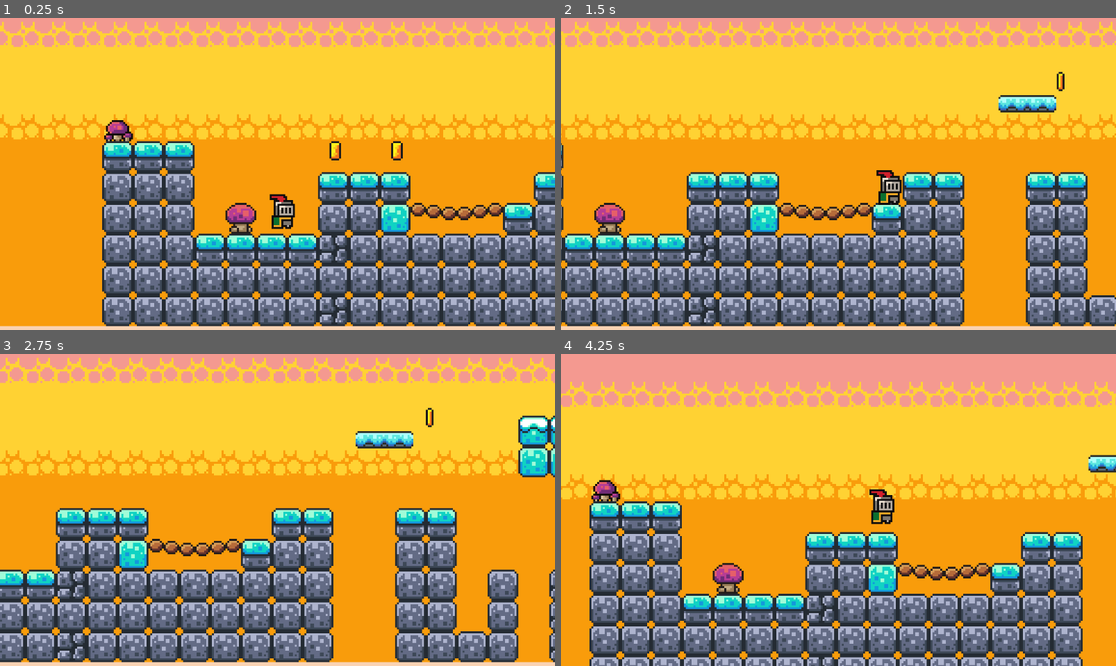
Above: before the commit, frames 1-4 (two rows, left to right).
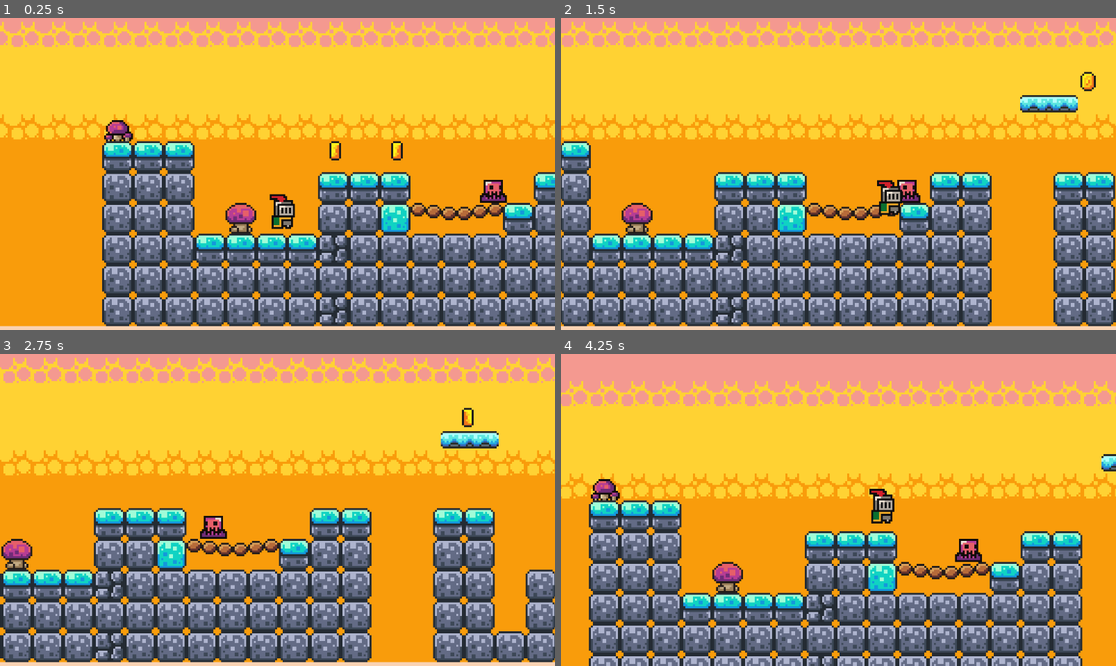
Above: after the commit, the same moments.

Repository: Savannah-K/godot-2d-practice
Game: Godot game, scene res://scenes/game.tscn
Same seed, same stepped clock (60 frames per second), same inputs: the game is played once before the commit and once after it.
Inputs:
- Up to frame 1 (0.25 s): no input
- Up to frame 2 (1.5 s): tap Enter (ui_accept) at 0.5, 0.77 s; hold Right (ui_right) from 0.53 s (still down); tap Alt at 0.6 s; tap Shift at 1.35 s
- Up to frame 3 (2.75 s): tap Enter (ui_accept) at 1.52 s; release Right (ui_right) at 2.03 s; hold Left (ui_left) from 2.03 s (still down); tap Alt at 2.1 s
- Up to frame 4 (4.25 s): release Left (ui_left) at 2.78 s; hold Right (ui_right) from 2.78 s (still down); tap Shift at 2.85 s; tap Enter (ui_accept) at 3.02, 3.77 s; tap Alt at 3.6 s

The runs differ from the first frame. In frame 1, 0.3% of the frame differs, in the area x 86-92%, y 51-60%; in frame 2, 36%; in frame 3, 42%, in the area x 0-100%, y 1-99%; in frame 4, 14%.

Commit message:
Slime can now flip!

Diff:
--- a/scenes/game.tscn
+++ b/scenes/game.tscn
@@ -341,3 +341,9 @@
 
 [node name="slime_enemy" parent="." instance=ExtResource("6_p57ef")]
 position = Vector2(580, 64)
+
+[node name="Node2D" parent="slime_enemy" instance=ExtResource("6_p57ef")]
+position = Vector2(-475, -15)
+
+[node name="Node2D2" parent="slime_enemy" instance=ExtResource("6_p57ef")]
+position = Vector2(-241, 32)
--- a/scenes/slime_enemy.tscn
+++ b/scenes/slime_enemy.tscn
@@ -1,6 +1,6 @@
 [gd_scene load_steps=10 format=3 uid="uid://dcr8d1du7y2gp"]
 
-[ext_resource type="Script" uid="uid://c5bmhy3gdm6ji" path="res://scenes/slime_enemy.gd" id="1_fq0mw"]
+[ext_resource type="Script" uid="uid://c5bmhy3gdm6ji" path="res://scripts/slime_enemy.gd" id="1_fq0mw"]
 [ext_resource type="Texture2D" uid="uid://bv705y1jojmbv" path="res://assets/sprites/slime_purple.png" id="1_ljpcw"]
 [ext_resource type="PackedScene" uid="uid://cn6v1y58o1jmv" path="res://scenes/killzone.tscn" id="2_wns1r"]
 
@@ -60,8 +60,8 @@
 
 [node name="RayCastRight" type="RayCast2D" parent="."]
 position = Vector2(0, -6)
-target_position = Vector2(8, 0)
+target_position = Vector2(7, 0)
 
 [node name="RayCastLeft" type="RayCast2D" parent="."]
 position = Vector2(-1, -6)
-target_position = Vector2(-8, 0)
+target_position = Vector2(-6, 0)
--- a/scripts/killzone.gd
+++ b/scripts/killzone.gd
@@ -5,8 +5,11 @@
 
 func _on_body_entered(body: Node2D) -> void:
 	print("You have Died!")
+	Engine.time_scale = 0.5
+	body.get_node("CollisionShape2D").queue_free()
 	timer.start()
 
 
 func _on_timer_timeout() -> void:
+	Engine.time_scale = 1
 	get_tree().reload_current_scene()
--- a/scenes/slime_enemy.gd
+++ b/scripts/slime_enemy.gd
@@ -1,11 +1,11 @@
 extends Node2D
 
 const SPEED = 60
-
 var direction = 1
 
 @onready var ray_cast_right: RayCast2D = $RayCastRight
 @onready var ray_cast_left: RayCast2D = $RayCastLeft
+@onready var animated_sprite_2d: AnimatedSprite2D = $AnimatedSprite2D
 
 
 
@@ -13,8 +13,10 @@
 func _process(delta):
 	if ray_cast_right.is_colliding():
 		direction = -1
+		animated_sprite_2d.flip_h = true
 	if ray_cast_left.is_colliding():
 		direction = 1
+		animated_sprite_2d.flip_h = false
 
 
 	position.x += direction * SPEED * delta
Renamed: scenes/slime_enemy.gd.uid -> scripts/slime_enemy.gd.uid
